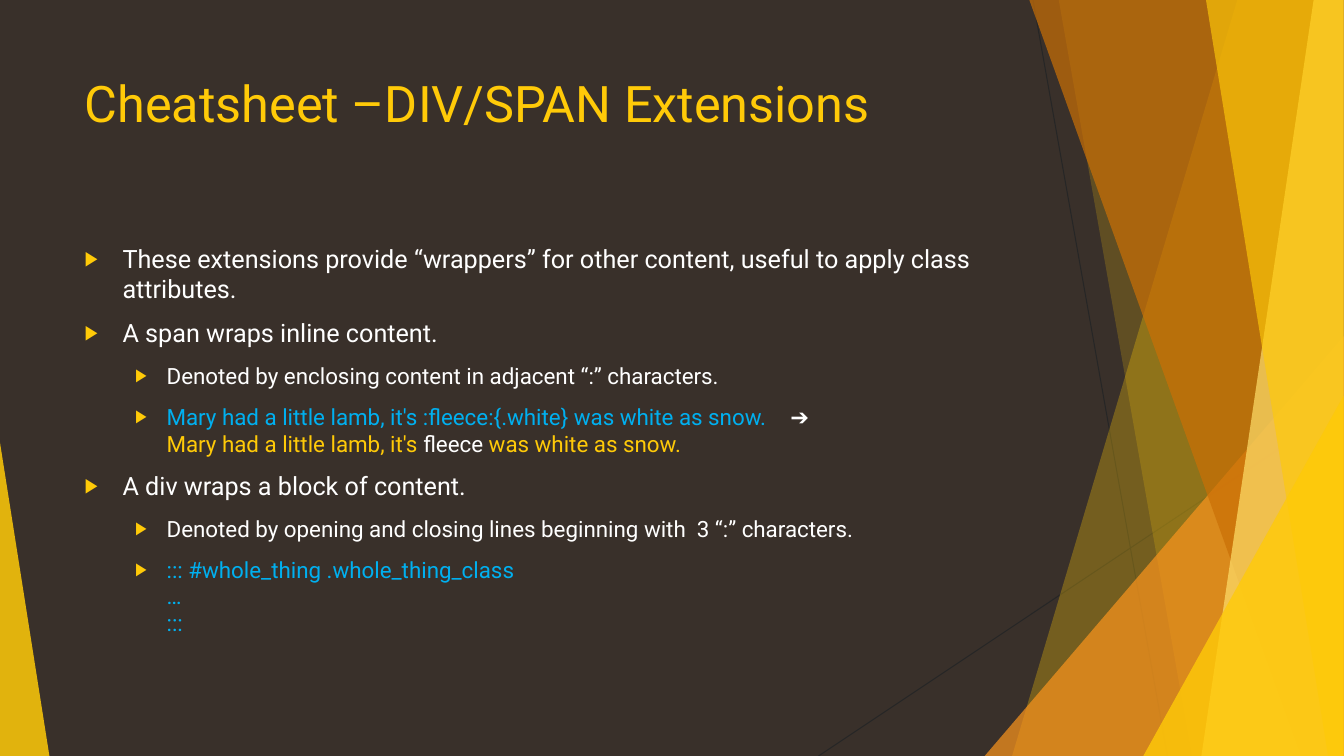
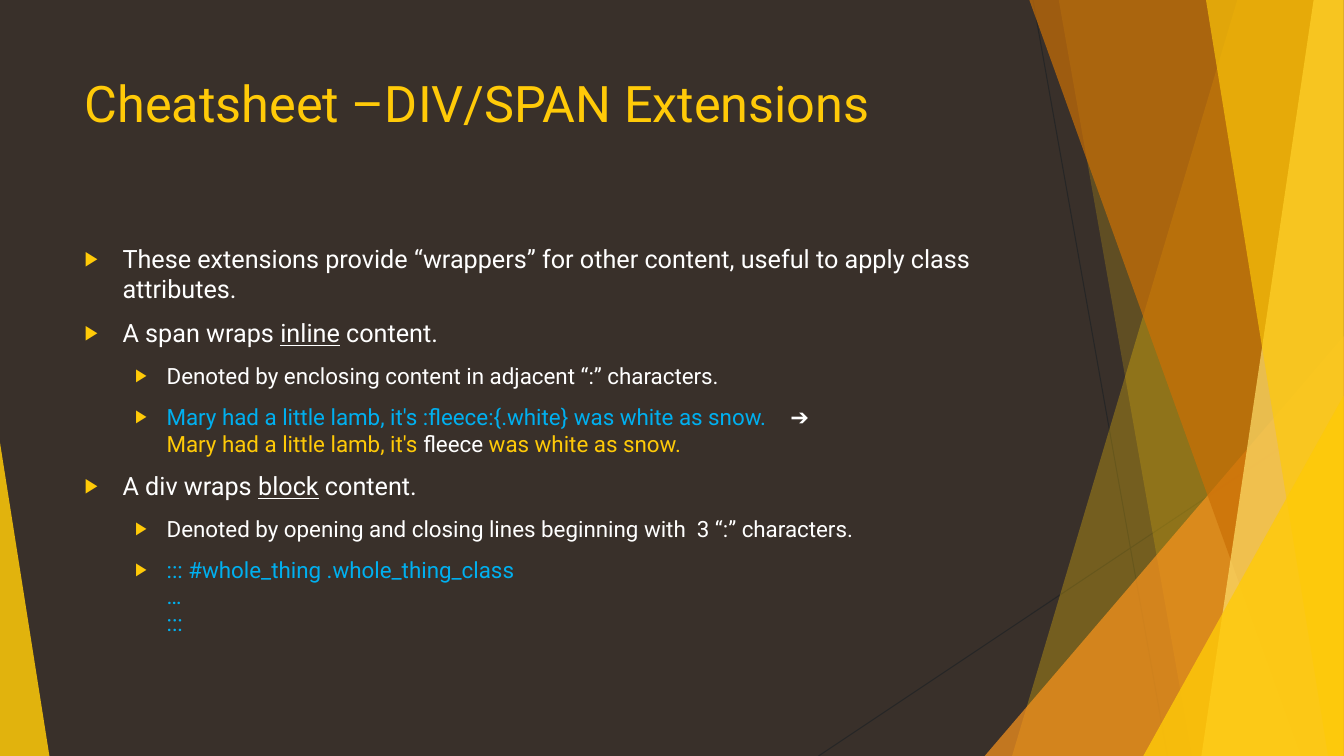
Before and after one commit to CanyonCasa/HomebrewCMS, a slide deck: slide 37 of documentation/HomebrewCMS.pptx (slide 34 before the commit). Drawn at 1344x756 pixels with LibreOffice and Linux fonts; fonts in the diff are those of the drawing. Boxes give left, top, right and bottom in pixels: in the first picture for what was removed or moved away, otherwise in the second. Text is boxed around its words. In the diff, an @@ line names an element or a change of style, - is before the commit and + after.

```diff
--- a/documentation/HomebrewCMS.pptx
+++ b/documentation/HomebrewCMS.pptx
@@ text at bbox=[123, 323, 438, 347]: underline on in "inline" @@
@@ text at bbox=[123, 476, 417, 500]: text changed @@
-▶ A div wraps a block of content.
+▶ A div wraps block content.
```
Also in this commit, not shown: 15 other slides changed, 3 slides added, 1 other file.
